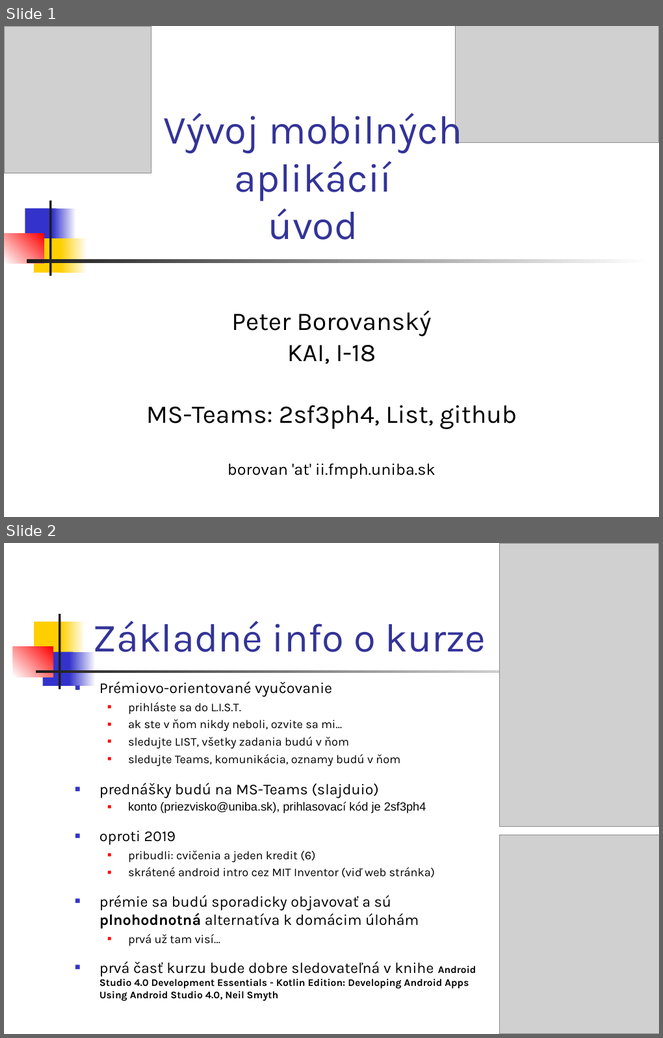
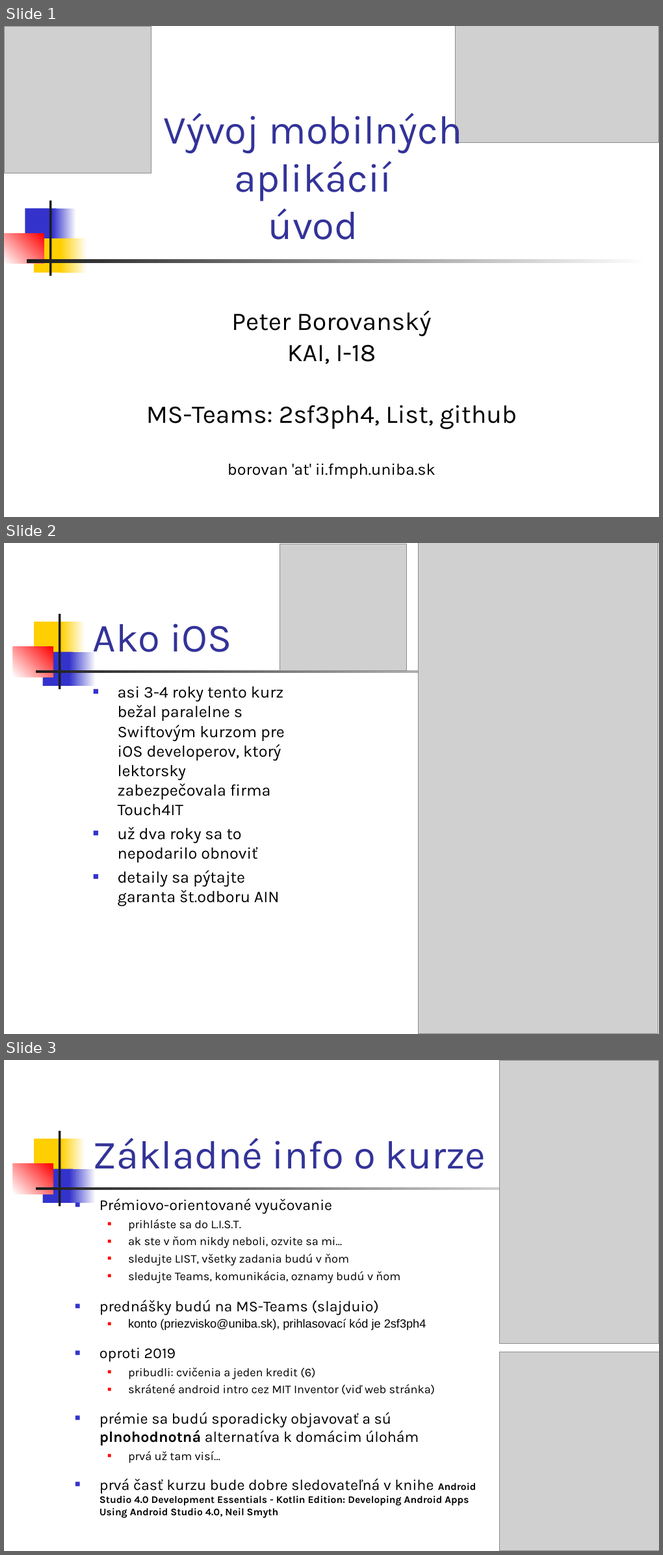
Before and after one commit to vmandro/Prednasky, a slide deck: 00/Uvod.ppt. Shown one above the other, each under a label of ours: slides 1 and 2 before the commit, slides 1, 2 and 3 after it. The pictures are 663x1038 and 663x1555 pixels, drawn with LibreOffice and Linux fonts; fonts in the diff are those of the drawing; grey boxes stand for pictures. Boxes give left, top, right and bottom in pixels: in the first picture for what was removed or moved away, otherwise in the second. Text is boxed around its words. In the diff, an @@ line names an element or a change of style, - is before the commit and + after.

```diff
--- a/00/Uvod.ppt
+++ b/00/Uvod.ppt
@@ slide 2 added at <box>4,543,659,1034</box>, background #FFFFFF; not listed: 7 template elements that a slide beside it also shows @@
@@ picture added at <box>280,544,407,671</box> @@
@@ picture added at <box>418,543,658,1034</box> @@
@@ title added at <box>93,624,232,652</box>, 44 pt, text #333399 @@
+Ako iOS
@@ text added at <box>118,686,285,907</box>, 18 pt, text #000000 @@
+■ asi 3-4 roky tento kurz bežal paralelne s Swiftovým kurzom pre iOS developerov, ktorý lektorsky zabezpečovala firma Touch4IT
+■ už dva roky sa to nepodarilo obnoviť
+■ detaily sa pýtajte garanta št.odboru AIN
@@ what was slide 2 is now slide 3 @@
```
Also in this commit, not shown: 1 other slide added, 2 other files.
